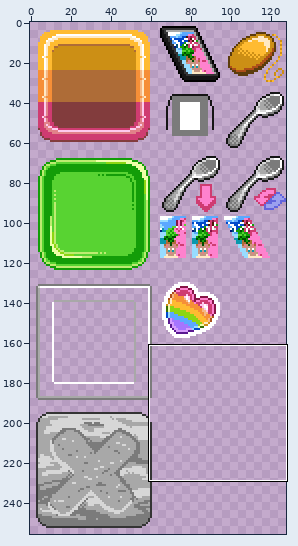
Sprite sheet: assets/images/ui.png. Above: a wide view before the commit, with the close-up outlined.
Close-up. Before the edit:
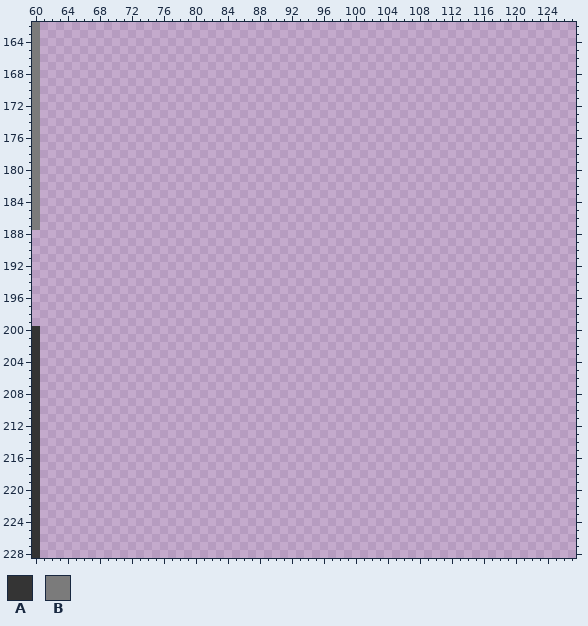
The file is 128x256 pixels. Shown: x 60..127, y 162..228. The commit also changed other parts of the picture, which this record leaves out.
Palette (. is transparent): A #343434  B #7b7b7b
Pixels before (only the part around the change), first column x 60:
162 B...................................................................
163 B...................................................................
164 B...................................................................
165 B...................................................................
166 B...................................................................
167 B...................................................................
168 B...................................................................
169 B...................................................................
170 B...................................................................
171 B...................................................................
172 B...................................................................
173 B...................................................................
174 B...................................................................
175 B...................................................................
176 B...................................................................
177 B...................................................................
178 B...................................................................
179 B...................................................................
180 B...................................................................
181 B...................................................................
182 B...................................................................
183 B...................................................................
184 B...................................................................
185 B...................................................................
186 B...................................................................
187 B...................................................................
188 ....................................................................
189 ....................................................................
190 ....................................................................
191 ....................................................................
192 ....................................................................
193 ....................................................................
194 ....................................................................
195 ....................................................................
196 ....................................................................
197 ....................................................................
198 ....................................................................
199 ....................................................................
200 A...................................................................
201 A...................................................................
202 A...................................................................
203 A...................................................................
204 A...................................................................
205 A...................................................................
206 A...................................................................
207 A...................................................................
208 A...................................................................
209 A...................................................................
210 A...................................................................
211 A...................................................................
212 A...................................................................
213 A...................................................................
214 A...................................................................
215 A...................................................................
216 A...................................................................
217 A...................................................................
218 A...................................................................
219 A...................................................................
220 A...................................................................
221 A...................................................................
222 A...................................................................
223 A...................................................................
224 A...................................................................
225 A...................................................................
226 A...................................................................
227 A...................................................................
228 A...................................................................
Once edited:
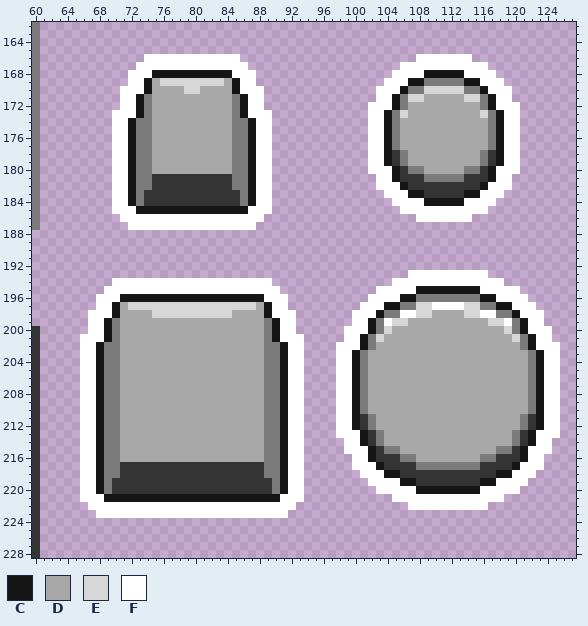
Colours new in this view: C #151515  D #a8a8a8  E #d7d7d7  F #ffffff
The edit:
Changed rows in their new state; - is an unchanged pixel.
first column x 70:
166 ----FFFFFFFFFFFF----------------------FFFFFFF------
167 ---FFFFFFFFFFFFFF-------------------FFFFFFFFFFF----
168 --FFFCCCCCCCCCCFFF-----------------FFFFCCCCCFFFF---
169 --FFCDEEEEEEEEDCFF----------------FFFCCBBBBBCCFFF--
170 -FFFCDDDDEEDDDDCFFF--------------FFFCBBEEEEEBBCFFF-
171 -FFCBDDDDDDDDDDBCFF--------------FFCBEEDDDDDEEBCFF-
172 -FFCBDDDDDDDDDDBCFF-------------FFFCBDDDDDDDDDBCFFF
173 FFFCBDDDDDDDDDDBCFFF------------FFCBEDDDDDDDDDEBCFF
174 FFCBBDDDDDDDDDDBBCFF------------FFCBDDDDDDDDDDDBCFF
175 FFCBBDDDDDDDDDDBBCFF------------FFCBDDDDDDDDDDDBCFF
176 FFCBBDDDDDDDDDDBBCFF------------FFCBDDDDDDDDDDDBCFF
177 FFCBBDDDDDDDDDDBBCFF------------FFCBDDDDDDDDDDDBCFF
178 FFCBBDDDDDDDDDDBBCFF------------FFCABDDDDDDDDDBACFF
179 FFCBBDDDDDDDDDDBBCFF------------FFCABDDDDDDDDDBACFF
180 FFCBBDDDDDDDDDDBBCFF------------FFFCABBDDDDDBBACFFF
181 FFCBBAAAAAAAAAABBCFF-------------FFCAAABBBBBAAACFF-
182 FFCBBAAAAAAAAAABBCFF-------------FFFCAAAAAAAAACFFF-
183 FFCBAAAAAAAAAAAABCFF--------------FFFCCAAAAACCFFF--
184 FFCBAAAAAAAAAAAABCFF---------------FFFFCCCCCFFFF---
185 FFFCCCCCCCCCCCCCCFFF----------------FFFFFFFFFFF----
186 -FFFFFFFFFFFFFFFFFF-------------------FFFFFFF------
187 --FFFFFFFFFFFFFFFF---------------------------------
first column x 66:
193 -----------------------------------------FFFFFFFFFF---------
194 ----FFFFFFFFFFFFFFFFFFFF---------------FFFFFFFFFFFFFF-------
195 ---FFFFFFFFFFFFFFFFFFFFFF------------FFFFFCCCCCCCCFFFFF-----
196 --FFFCCCCCCCCCCCCCCCCCCFFF----------FFFFCCBBBBBBBBCCFFFF----
197 --FFCDEEEEEEEEEEEEEEEEDCFF---------FFFCCBBEEFFFFEEBBCCFFF---
198 -FFFCDDDDEEEEEEEEEEDDDDCFFF-------FFFCBBFFEEDDDDEEFFBBCFFF--
199 -FFCBDDDDDDDDDDDDDDDDDDBCFF-------FFCBFEEDDDDDDDDDDEEFBCFF--
200 -FFCBDDDDDDDDDDDDDDDDDDBCFF------FFFCBEDDDDDDDDDDDDDDEBCFFF-
201 FFFCBDDDDDDDDDDDDDDDDDDBCFFF-----FFCBEDDDDDDDDDDDDDDDDEBCFF-
202 FFCBBDDDDDDDDDDDDDDDDDDBBCFF----FFFCBDDDDDDDDDDDDDDDDDDBCFFF
203 FFCBBDDDDDDDDDDDDDDDDDDBBCFF----FFCBDDDDDDDDDDDDDDDDDDDDBCFF
204 FFCBBDDDDDDDDDDDDDDDDDDBBCFF----FFCBDDDDDDDDDDDDDDDDDDDDBCFF
205 FFCBBDDDDDDDDDDDDDDDDDDBBCFF----FFCBDDDDDDDDDDDDDDDDDDDDBCFF
206 FFCBBDDDDDDDDDDDDDDDDDDBBCFF----FFCBDDDDDDDDDDDDDDDDDDDDBCFF
207 FFCBBDDDDDDDDDDDDDDDDDDBBCFF----FFCBDDDDDDDDDDDDDDDDDDDDBCFF
208 FFCBBDDDDDDDDDDDDDDDDDDBBCFF----FFCBDDDDDDDDDDDDDDDDDDDDBCFF
209 FFCBBDDDDDDDDDDDDDDDDDDBBCFF----FFCBDDDDDDDDDDDDDDDDDDDDBCFF
210 FFCBBDDDDDDDDDDDDDDDDDDBBCFF----FFCBDDDDDDDDDDDDDDDDDDDDBCFF
211 FFCBBDDDDDDDDDDDDDDDDDDBBCFF----FFCABDDDDDDDDDDDDDDDDDDBACFF
212 FFCBBDDDDDDDDDDDDDDDDDDBBCFF----FFCABDDDDDDDDDDDDDDDDDDBACFF
213 FFCBBDDDDDDDDDDDDDDDDDDBBCFF----FFFCABDDDDDDDDDDDDDDDDBACFFF
214 FFCBBDDDDDDDDDDDDDDDDDDBBCFF-----FFCABDDDDDDDDDDDDDDDDBACFF-
215 FFCBBDDDDDDDDDDDDDDDDDDBBCFF-----FFFCABBDDDDDDDDDDDDBBACFFF-
216 FFCBBDDDDDDDDDDDDDDDDDDBBCFF------FFCAAABBDDDDDDDDBBAAACFF--
217 FFCBBAAAAAAAAAAAAAAAAAABBCFF------FFFCAAAABBBBBBBBAAAACFFF--
218 FFCBBAAAAAAAAAAAAAAAAAABBCFF-------FFFCCAAAAAAAAAAAACCFFF---
219 FFCBAAAAAAAAAAAAAAAAAAAABCFF--------FFFFCCAAAAAAAACCFFFF----
220 FFCBAAAAAAAAAAAAAAAAAAAABCFF---------FFFFFCCCCCCCCFFFFF-----
221 FFFCCCCCCCCCCCCCCCCCCCCCCFFF-----------FFFFFFFFFFFFFF-------
222 -FFFFFFFFFFFFFFFFFFFFFFFFFF--------------FFFFFFFFFF---------
223 --FFFFFFFFFFFFFFFFFFFFFFFF----------------------------------
Boxes around the changes in both close-ups, in picture pixels (x1, y1, x2, y2):
added: (112, 54, 272, 230)
added: (368, 54, 520, 222)
added: (80, 270, 560, 518)
